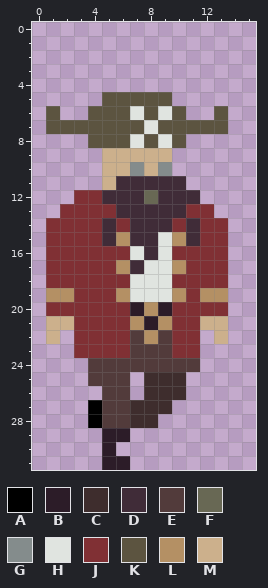
File history of a pixel-art sprite, img/pirate/walk3.png. Above: the version before the commit.
The file is 16x32 pixels.
Palette (. is transparent): A #000000  B #2c1c28  C #3e2d2d  D #402c38  E #523b3b  F #686854  G #848c8c  H #e0e4e0  J #803034  K #5c5440  L #b49064  M #ccb08c
Pixels before, first column x 1:
 5 ....KKKKK....
 6 K..KKKHKHK..K
 7 KKKKKKKHKKKKK
 8 ...KKKHKHK...
 9 ....MMMMM....
10 ....MMGMG....
11 ....MDDDDD...
12 ..JJDDDFDDD..
13 .JJJJDDDDDJJ.
14 JJJJDJDDDJDJJ
15 JJJJDLDDHLDJJ
16 JJJJJJHDHJJJJ
17 JJJJJLDHHLJJJ
18 JJJJJJHHHJJJJ
19 LLJJJLHHHLJLL
20 JJJJJJBLBJJJJ
21 MMJJJJLBLJJMM
22 M.JJJJELEJJ.M
23 ..JJJJEEEJJ..
24 ...EEEEEEEE..
25 ...EEE.CCC...
26 ....EE.CCC...
27 ...AEECCC....
28 ...AEECC.....
29 ....BB.......
30 ....B........
31 ....BB.......
The same view after the edit:
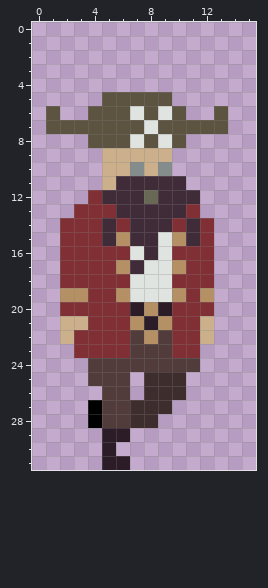
Changes in this commit:
Changed rows in their new state; - is an unchanged pixel.
first column x 1:
12 --.----------
13 -.---------.-
14 .-----------.
15 .-----------.
16 .-----------.
17 .-----------.
18 .-----------.
19 .-L---------.
20 .-----------.
21 .-M---------.
22 .M---------M.
Pixel boxes of the changes (left, top, right, bottom) in both pictures:
changed: (46, 190, 88, 344)
changed: (200, 204, 228, 344)
